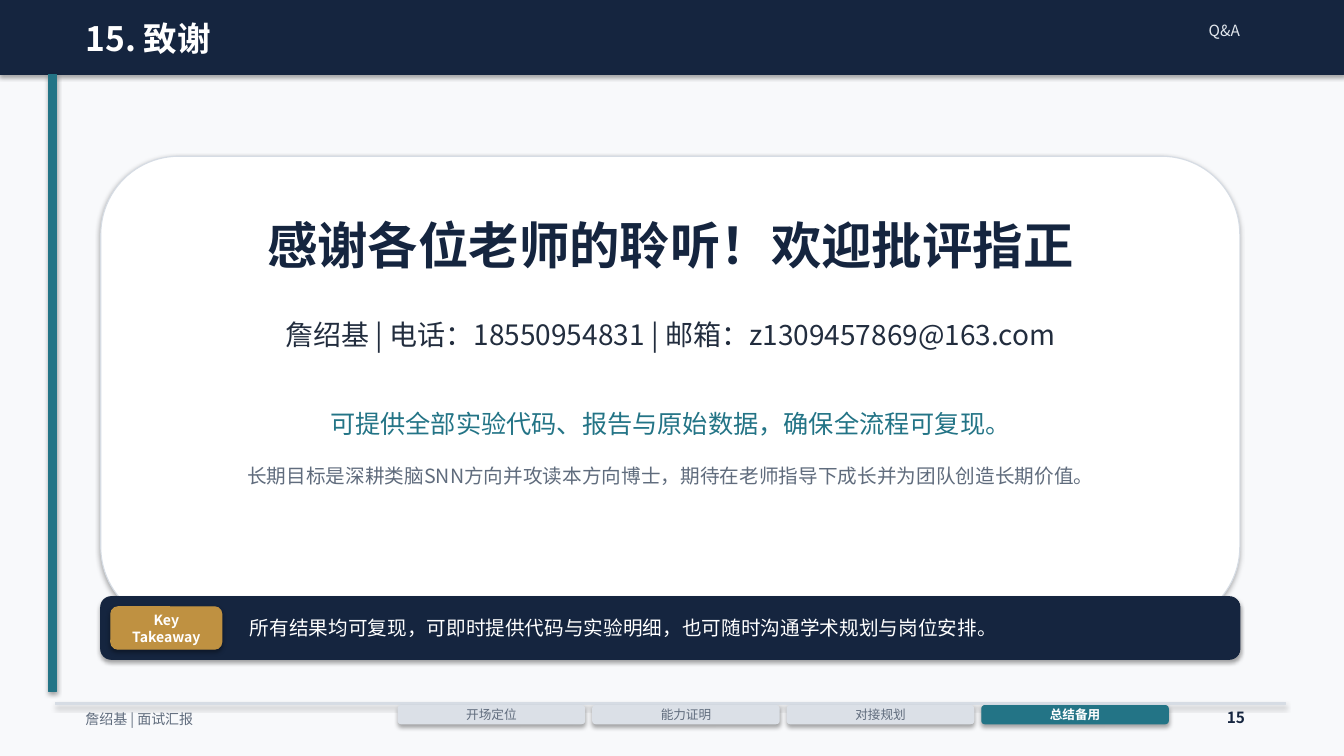
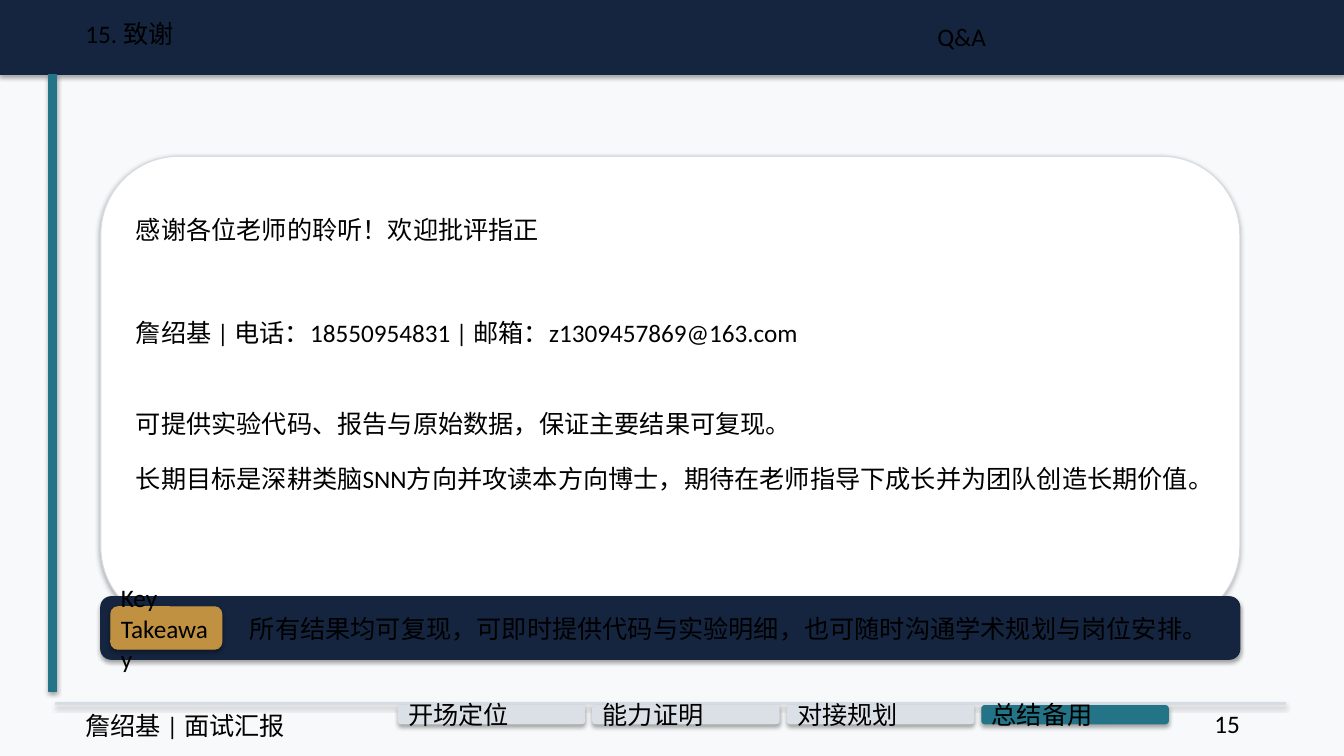
Before and after one commit to ZhanMous/PrivEnergyBench, a slide deck: slide 15 of docs/20min_面试汇报_詹绍基_20页图表版.pptx. Drawn at 1344x756 pixels with LibreOffice and Linux fonts; fonts in the diff are those of the drawing. Boxes give left, top, right and bottom in pixels: in the first picture for what was removed or moved away, otherwise in the second. Text is boxed around its words. In the diff, an @@ line names an element or a change of style, - is before the commit and + after.

```diff
--- a/docs/20min_面试汇报_詹绍基_20页图表版.pptx
+++ b/docs/20min_面试汇报_詹绍基_20页图表版.pptx
@@ text removed at [85,22,211,54] @@
-15. 致谢
@@ text removed at [1209,24,1240,39] @@
-Q&A
@@ text "感谢各位老师的聆听！欢迎批评指正" at [136,217,539,241]: size 36 to 18 pt, font Noto Sans CJK SC to Calibri, text colour #15253F to #000000, bold off; alignment centre to left @@
@@ text "詹绍基 | 电话：18550954831 | 邮箱：z1309457869@163.com" at [136,320,798,345]: size 20 to 18 pt, font Noto Sans CJK SC to Calibri, text colour #222D3E to #000000; alignment centre to left @@
@@ text at [136,411,791,436]: text changed; font Noto Sans CJK SC to Calibri; text colour #237486 to #000000 @@
-可提供全部实验代码、报告与原始数据，确保全流程可复现。
+可提供实验代码、报告与原始数据，保证主要结果可复现。
@@ text "长期目标是深耕类脑SNN方向并攻读本方向博士，期待在老师指导下成长并为团队创造长期价值。" at [136,466,1213,491]: size 14 to 18 pt, font Noto Sans CJK SC to Calibri, text colour #606C7D to #000000; alignment centre to left @@
@@ text "Key Takeaway" at [121,587,157,611]: size 10 to 18 pt, font Noto Sans CJK SC to Calibri, text colour #FFFFFF to #000000, bold off; alignment centre to left @@
@@ text removed at [250,618,997,637] @@
-所有结果均可复现，可即时提供代码与实验明细，也可随时沟通学术规划与岗位安排。
@@ text "詹绍基 | 面试汇报" at [85,713,285,737]: size 10 to 18 pt, font Noto Sans CJK SC to Calibri, text colour #606C7D to #000000 @@
@@ size 9 to 18 pt, font Noto Sans CJK SC to Calibri, text colour #606C7D to #000000; alignment centre to left in 3 elements at [408,702,509,727], [603,703,704,727], [797,703,898,727] @@
@@ text "总结备用" at [992,699,1093,731]: size 9 to 18 pt, font Noto Sans CJK SC to Calibri, text colour #FFFFFF to #000000, bold off; alignment centre to left @@
@@ text "15" at [1214,716,1240,733]: size 11 to 18 pt, font Noto Sans CJK SC to Calibri, text colour #15253F to #000000, bold off; alignment right to left @@
```
Also in this commit, not shown: 17 other slides changed, 8 other files.
